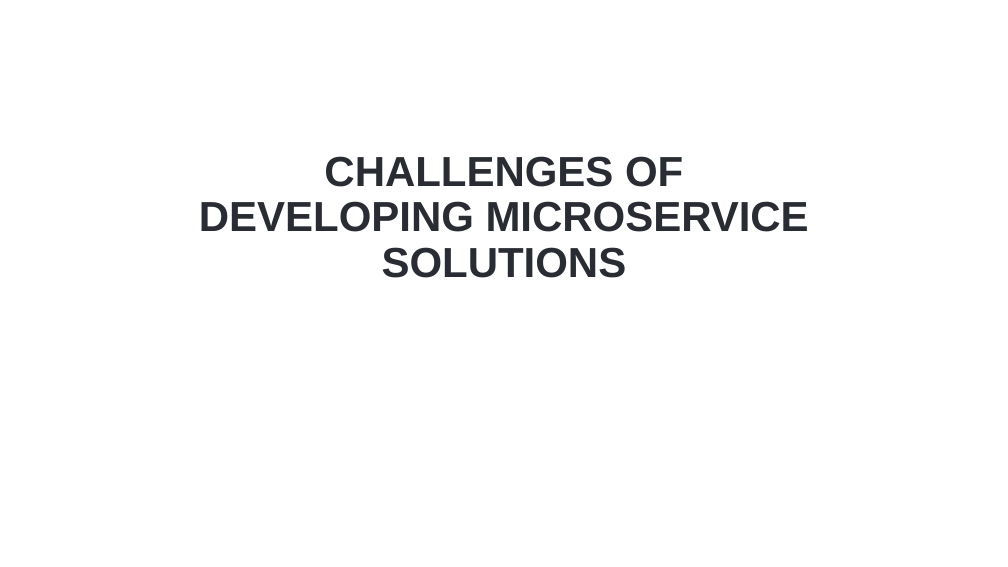
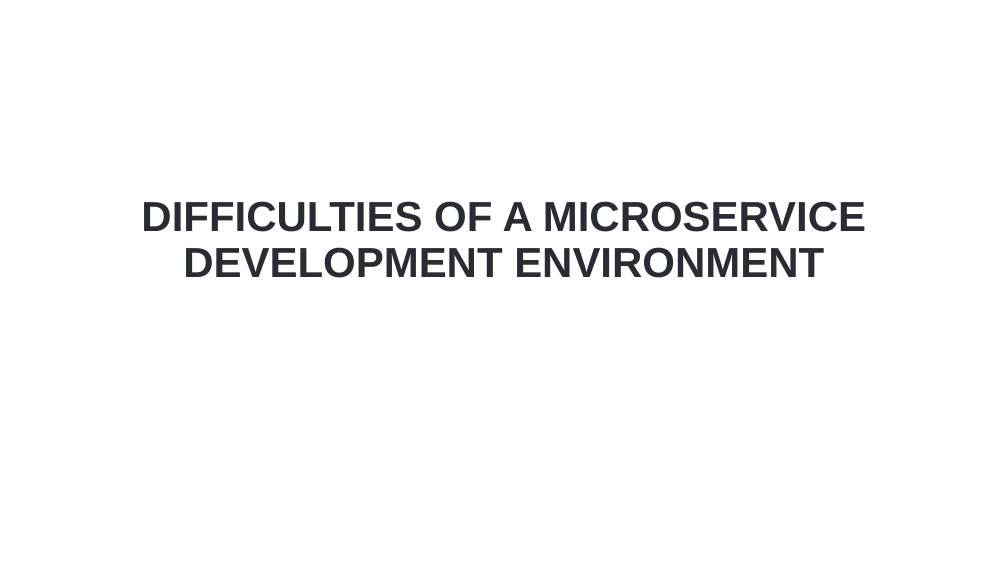
Before and after one commit to hikalkan/presentations, a slide deck: slide 4 of 2023-05-10 ABP Conf 2023 Developing with Kubernetes/Developing with Kubernetes.pptx. Drawn at 1008x567 pixels with LibreOffice and Linux fonts; fonts in the diff are those of the drawing; background and template pictures are left out. Boxes give left, top, right and bottom in pixels: in the first picture for what was removed or moved away, otherwise in the second. Text is boxed around its words. In the diff, an @@ line names an element or a change of style, - is before the commit and + after.

```diff
--- a/2023-05-10 ABP Conf 2023 Developing with Kubernetes/Developing with Kubernetes.pptx
+++ b/2023-05-10 ABP Conf 2023 Developing with Kubernetes/Developing with Kubernetes.pptx
@@ title at bbox=[141, 201, 866, 278]: text changed @@
-CHALLENGES OF
-DEVELOPING MICROSERVICE SOLUTIONS
+DIFFICULTIES OF A MICROSERVICE DEVELOPMENT ENVIRONMENT
```
Also in this commit, not shown: 3 other slides changed.
